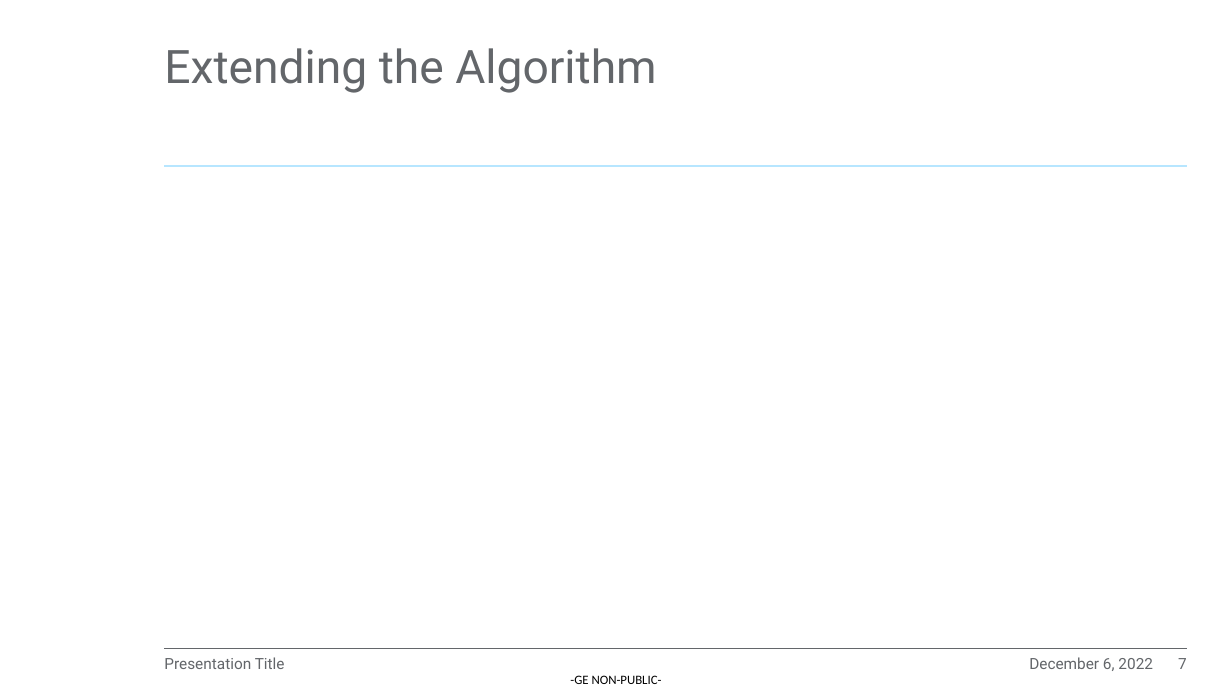
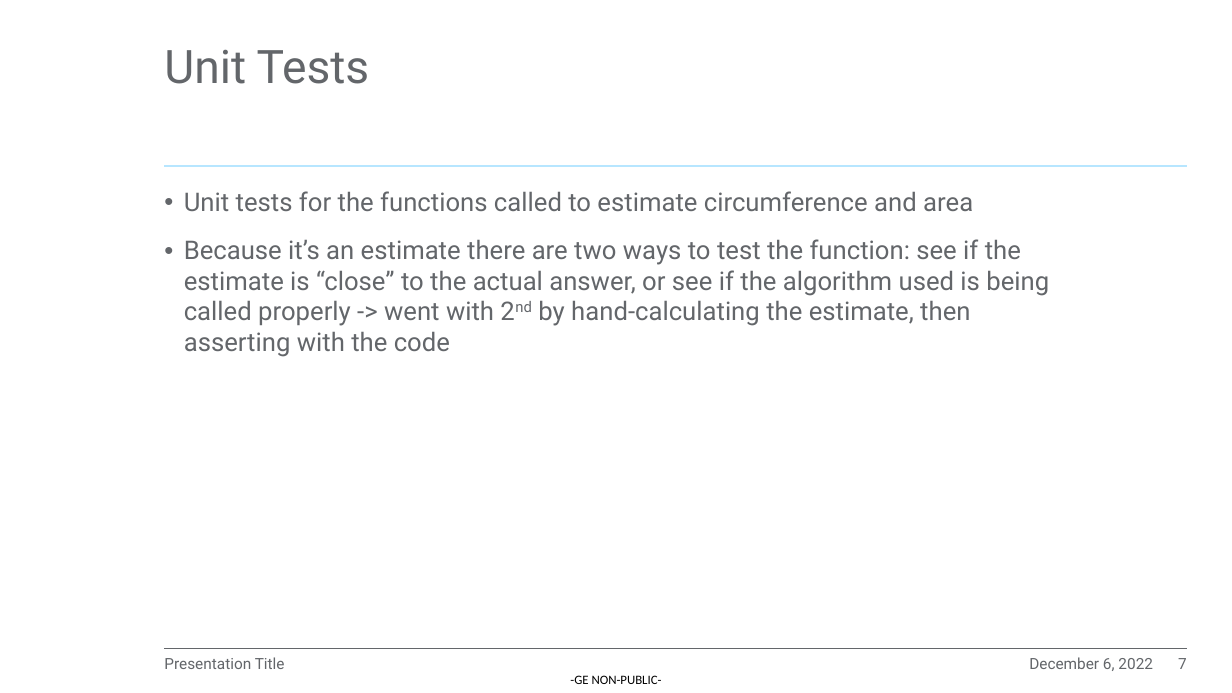
Before and after one commit to EEDP-2022-A/A-Course_Software_Homework_2022, a slide deck: slide 7 of Sprint Review PPT.pptx. Drawn at 1232x693 pixels with LibreOffice and Linux fonts; fonts in the diff are those of the drawing; background and template pictures are left out. Boxes give left, top, right and bottom in pixels: in the first picture for what was removed or moved away, otherwise in the second. Text is boxed around its words. In the diff, an @@ line names an element or a change of style, - is before the commit and + after.

```diff
--- a/Sprint Review PPT.pptx
+++ b/Sprint Review PPT.pptx
@@ title at bbox=[164, 50, 370, 84]: text changed @@
-Extending the Algorithm
+Unit Tests
@@ text added at bbox=[184, 191, 1049, 357], 20 pt, text #63666A @@
+• Unit tests for the functions called to estimate circumference and area
+• Because it’s an estimate there are two ways to test the function: see if the estimate is “close” to the actual answer, or see if the algorithm used is being called properly -> went with 2nd by hand-calculating the estimate, then asserting with the code
```
Also in this commit, not shown: 2 other slides changed, 1 slide removed.
